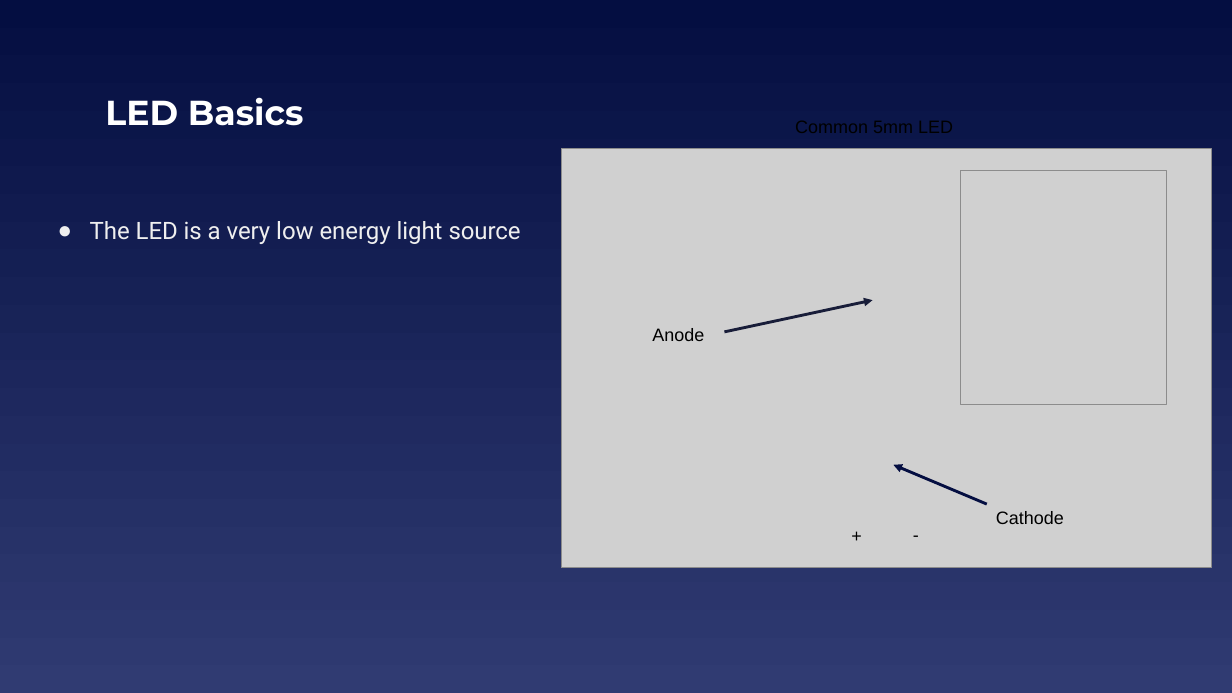
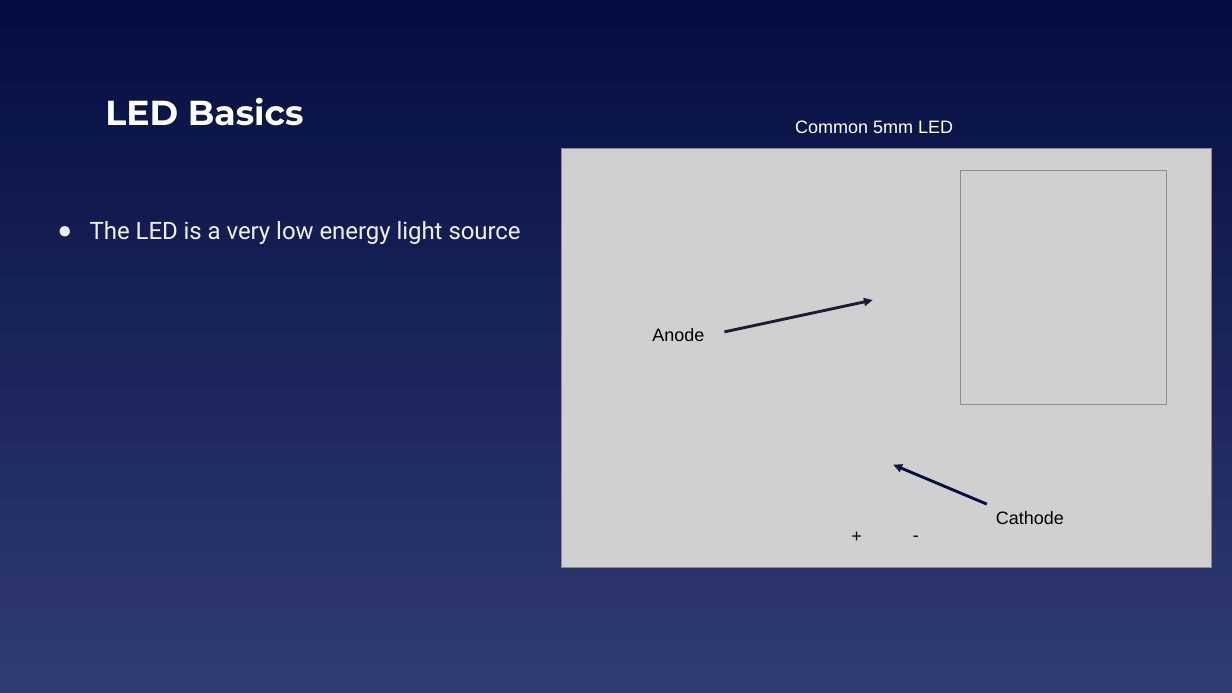
Before and after one commit to EELabMan/IR-Transmit-and-Receive, a slide deck: slide 3 of Infrared TX RX.pptx. Drawn at 1232x693 pixels with LibreOffice and Linux fonts; fonts in the diff are those of the drawing; grey boxes stand for pictures. Boxes give left, top, right and bottom in pixels: in the first picture for what was removed or moved away, otherwise in the second. Text is boxed around its words. In the diff, an @@ line names an element or a change of style, - is before the commit and + after.

```diff
--- a/Infrared TX RX.pptx
+++ b/Infrared TX RX.pptx
@@ text added at [795,120,953,133], 14 pt, text #FFFFFF @@
+Common 5mm LED
```
Also in this commit, not shown: 1 other slide changed.
